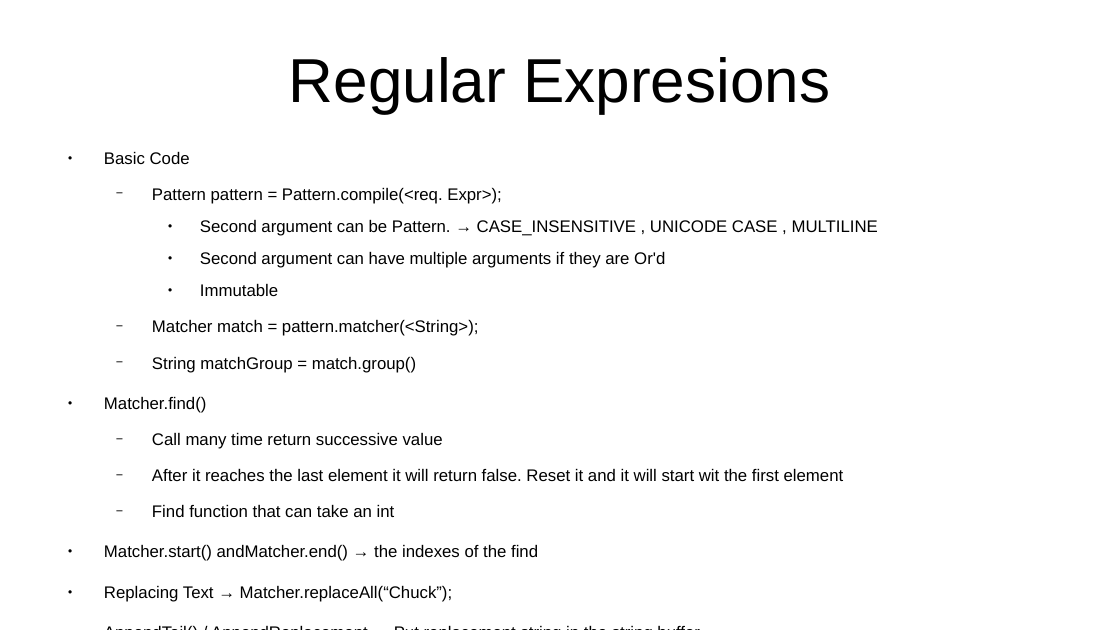
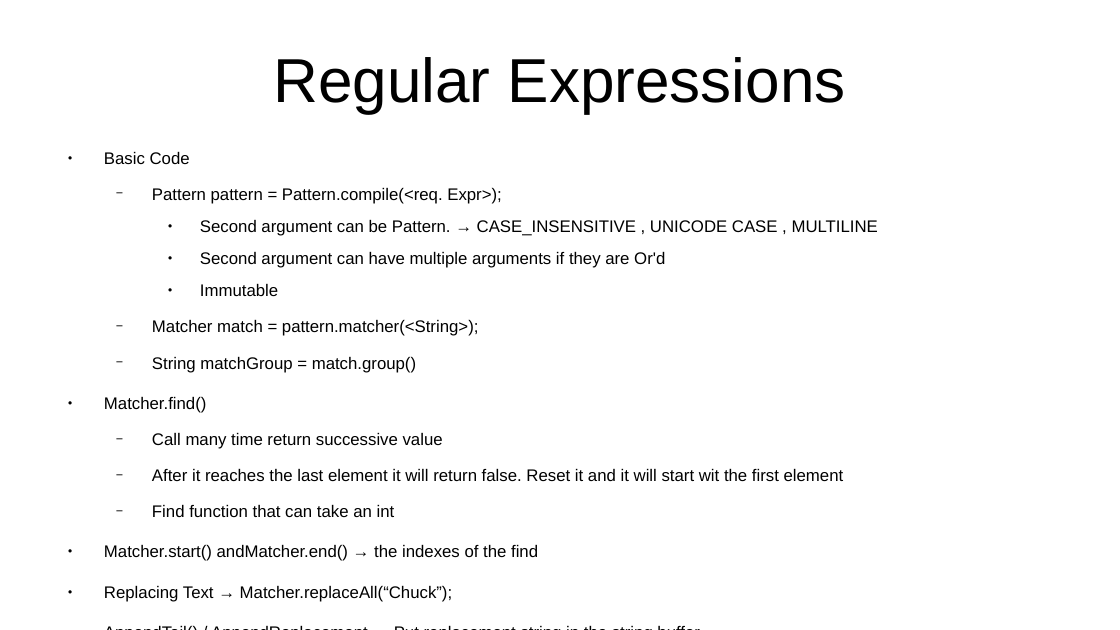
Before and after one commit to CharlesStockman/notesFromCourses, a slide deck: slide 7 of java/core/07_Libraries.odp. Drawn at 1120x630 pixels with LibreOffice and Linux fonts; fonts in the diff are those of the drawing. Boxes give left, top, right and bottom in pixels: in the first picture for what was removed or moved away, otherwise in the second. Text is boxed around its words. In the diff, an @@ line names an element or a change of style, - is before the commit and + after.

```diff
--- a/java/core/07_Libraries.odp
+++ b/java/core/07_Libraries.odp
@@ title at bbox=[273, 57, 846, 113]: text changed @@
-Regular Expresions
+Regular Expressions
```
Also in this commit, not shown: 15 other files.
